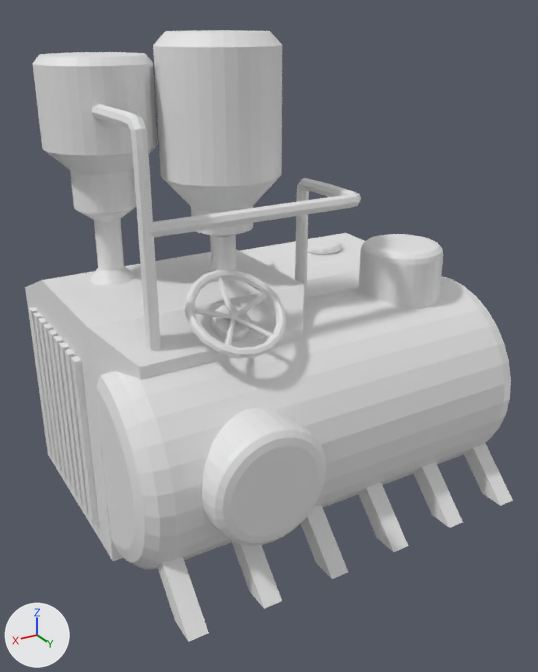
The OBJ model Assets/RecycleFactory/Buildings/Recyclers/PlasticRecycler.obj, before and after one commit.
Camera for both pictures: a 50 mm camera at (2.37, 3.58, 2.99) aimed at (0.13, -0.15, 1.12). Lighting does not change. The marker at lower left points along +X, +Y and +Z. Where no turn or scale is listed for an object, it has been applied to the vertices.
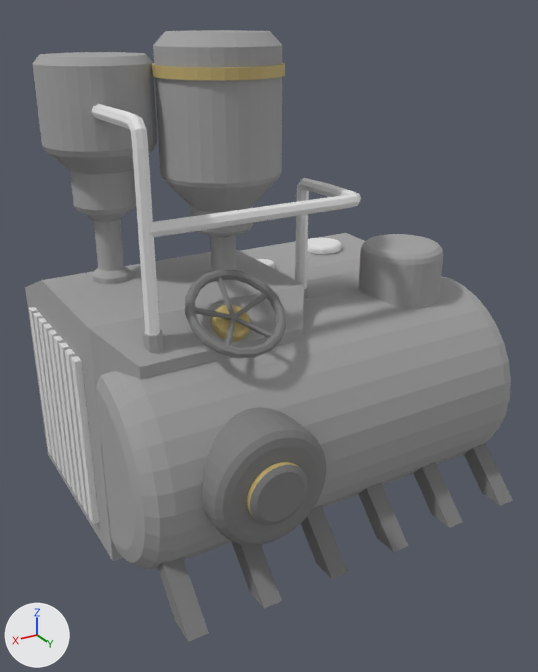
What differs and where, as boxes (x1, y1, x2, y2) in the pictures (538 x 672 px; the box of a moved part takes in the faces that stretch with it):
'Cylinder', recoloured
    both: (96, 276, 511, 570)
'Cylinder.005', reshaped
    before: (153, 30, 282, 282)
    after: (151, 30, 285, 282)
'Cylinder.006', reshaped
    before: (33, 52, 158, 285)
    after: (33, 52, 157, 284)
'Cube.002', recoloured
    both: (158, 443, 513, 642)
'Cylinder.004', recoloured
    both: (358, 234, 443, 309)
'Cylinder.010', reshaped
    before: (91, 104, 161, 351)
    after: (91, 104, 163, 354)
'Cylinder.011', recoloured
    both: (185, 270, 286, 358)
'Cylinder.007', recoloured (grey to yellow)
    both: (211, 305, 251, 341)
part 1 of me_cube, recoloured (white to grey)
    both: (25, 233, 365, 561)
part 2 of me_cylinder_005, built on
    before: (153, 45, 282, 213)
    after: (151, 45, 285, 213)
part 3 of me_cylinder_005, moved or reshaped
    both: (191, 206, 253, 237)
part 4 of me_cylinder_005, recoloured (white to grey)
    both: (154, 30, 282, 282)
part 5 of me_cylinder_006, moved or reshaped
    before: (33, 62, 158, 174)
    after: (33, 62, 157, 174)
part 6 of me_cylinder_006, moved or reshaped
    both: (70, 169, 136, 222)
part 7 of me_cylinder_006, moved or reshaped
    before: (89, 266, 135, 285)
    after: (92, 266, 131, 284)
part 8 of me_cylinder_006, recoloured (white to grey)
    both: (33, 52, 152, 271)
part 9 of me_cylinder_009, built on
    both: (231, 446, 319, 537)
part 10 of me_cylinder_009, recoloured (white to grey)
    both: (202, 407, 326, 546)
part 11 of me_cylinder_010, built on
    before: (132, 148, 161, 351)
    after: (132, 148, 163, 354)

What changed in the scene script:
```text
Change me_cube:
    remove me_cube.from_pydata(...)  # 64 vertices, 62 faces; spans x -1.33..1.33, y -1.38..0.28, z 0.0..1.51
    add me_cube.from_pydata(...)  # 72 vertices, 70 faces; spans x -1.33..1.33, y -1.38..0.28, z 0.0..1.51
    me_cube part 1: 36 faces spanning x -1.33..1.33, y -1.33..0.28, z 0.0..1.51 switch from no material to mat_material (grey #a2a2a2)
    add me_cube.materials.append(mat_material_001)  # yellow #c2ae70
    add me_cube.materials.append(mat_material_002)  # grey #7f7f7f
Change me_cube_002:
    where me_cube_002.from_pydata(...)  # 48 vertices, 36 faces; spans x -1.18..1.21, y 0.38..0.84, z 0.0..0.38
    add me_cube_002.materials.append(mat_material_002)  # grey #7f7f7f
Change me_cylinder:
    where me_cylinder.from_pydata(...)  # 256 vertices, 226 faces; spans x -1.33..1.33, y -0.66..0.67, z 0.0..1.33
    add me_cylinder.materials.append(mat_material)  # grey #a2a2a2
Change me_cylinder_004:
    where me_cylinder_004.from_pydata(...)  # 160 vertices, 129 faces; spans x -1.053..-0.518, y -0.266..0.269, z 1.091..1.638
    add me_cylinder_004.materials.append(mat_material)  # grey #a2a2a2
Change me_cylinder_005:
    remove me_cylinder_005.from_pydata(...)  # 256 vertices, 226 faces; spans x -0.01..0.696, y -0.694..0.012, z 1.486..2.911
    add me_cylinder_005.from_pydata(...)  # 448 vertices, 418 faces; spans x -0.026..0.712, y -0.71..0.028, z 1.486..2.911
    me_cylinder_005 part 2: 32 vertices removed from x -0.01..0.696, y -0.694..0.012, z 2.137; 192 vertices added at x -0.026..0.712, y -0.71..0.028, z 2.125..2.746
    me_cylinder_005 part 3: 32 vertices removed from x 0.158..0.528, y -0.525..-0.156, z 1.818; 64 vertices added at x 0.158..0.528, y -0.525..-0.156, z 1.813..1.833
    me_cylinder_005 part 4: 98 faces spanning x -0.01..0.696, y -0.694..0.012, z 1.486..2.911 switch from no material to mat_material (grey #a2a2a2)
    add me_cylinder_005.materials.append(mat_material_001)  # yellow #c2ae70
Change me_cylinder_006:
    remove me_cylinder_006.from_pydata(...)  # 256 vertices, 226 faces; spans x 0.626..1.272, y -0.986..-0.34, z 1.472..2.795
    add me_cylinder_006.from_pydata(...)  # 352 vertices, 322 faces; spans x 0.626..1.272, y -0.986..-0.34, z 1.48..2.795
    me_cylinder_006 part 5: 32 vertices removed from x 0.626..1.272, y -0.986..-0.34, z 2.304; 64 vertices added at x 0.626..1.272, y -0.986..-0.34, z 2.29..2.324
    me_cylinder_006 part 6: 32 vertices removed from x 0.764..1.134, y -0.848..-0.478, z 1.955; 64 vertices added at x 0.764..1.134, y -0.848..-0.478, z 1.943..1.976
    me_cylinder_006 part 7: 32 vertices removed from x 0.783..1.115, y -0.829..-0.497, z 1.472; 64 vertices added at x 0.832..1.066, y -0.78..-0.546, z 1.48..1.54
    me_cylinder_006 part 8: 65 faces spanning x 0.626..1.272, y -0.986..-0.34, z 1.578..2.795 switch from no material to mat_material (grey #a2a2a2)
Change me_cylinder_007:
    where me_cylinder_007.from_pydata(...)  # 48 vertices, 37 faces; spans x 0.464..0.689, y 0.083..0.287, z 1.344..1.512
    add me_cylinder_007.materials.append(mat_material_001)  # yellow #c2ae70
Change me_cylinder_009:
    remove me_cylinder_009.from_pydata(...)  # 160 vertices, 129 faces; spans x 0.316..1.02, y 0.41..0.818, z 0.367..1.071
    add me_cylinder_009.from_pydata(...)  # 256 vertices, 225 faces; spans x 0.316..1.02, y 0.41..0.868, z 0.367..1.071
    me_cylinder_009 part 9
    1 face is deleted
    64 vertices are added at x 0.493..0.843, y 0.818..0.868, z 0.544..0.894
    32 new vertices lie (0.0, 0.032, 0.0) away from vertices in x 0.493..0.843, y 0.818, z 0.544..0.894
    65 new faces join them, mat_material_002 (grey #7f7f7f)
    32 new faces join them, mat_material_001 (yellow #c2ae70)
    me_cylinder_009 part 10: 128 faces spanning x 0.316..1.02, y 0.41..0.818, z 0.367..1.071 switch from no material to mat_material_002 (grey #7f7f7f)
    add me_cylinder_009.materials.append(mat_material_001)  # yellow #c2ae70
Change me_cylinder_010:
    remove me_cylinder_010.from_pydata(...)  # 48 vertices, 40 faces; spans x 1.002..1.082, y -0.4..0.229, z 1.216..2.568
    add me_cylinder_010.from_pydata(...)  # 64 vertices, 56 faces; spans x 0.989..1.095, y -0.4..0.242, z 1.351..2.568
    me_cylinder_010 part 11
    8 vertices are removed from x 1.002..1.082, y 0.149..0.229, z 1.216
    8 faces are deleted
    8 vertices are added at x 0.989..1.095, y 0.136..0.242, z 1.351
    8 new vertices lie (0.0, 0.0, -0.946) away from vertices in x 1.002..1.082, y 0.149..0.229, z 2.418
    8 new vertices lie (0.0, 0.0, 0.121) away from vertices in x 0.989..1.095, y 0.136..0.242, z 1.351
    8 new faces join them, mat_material_003 (white #e7e7e7)
    16 new faces join them, mat_material (grey #a2a2a2)
    add me_cylinder_010.materials.append(mat_material_003)  # white #e7e7e7
    add me_cylinder_010.materials.append(mat_material)  # grey #a2a2a2
Change me_cylinder_011:
    where me_cylinder_011.from_pydata(...)  # 226 vertices, 224 faces; spans x 0.291..0.862, y 0.009..0.482, z 1.325..1.691
    add me_cylinder_011.materials.append(mat_material_002)  # grey #7f7f7f
```
